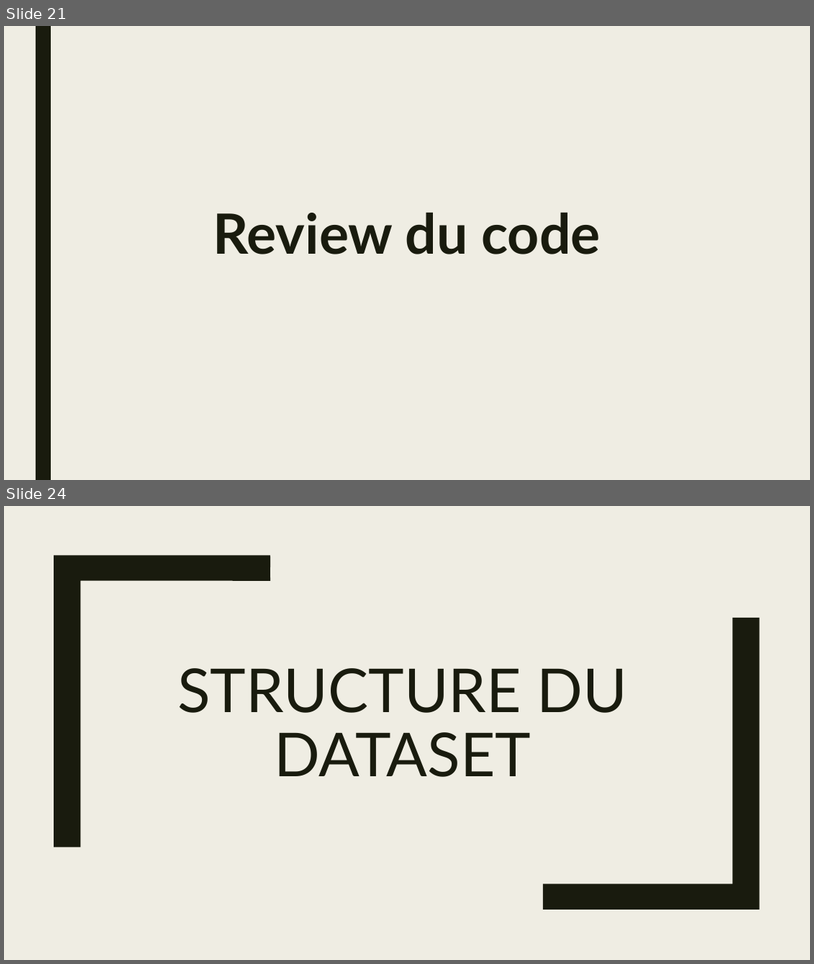
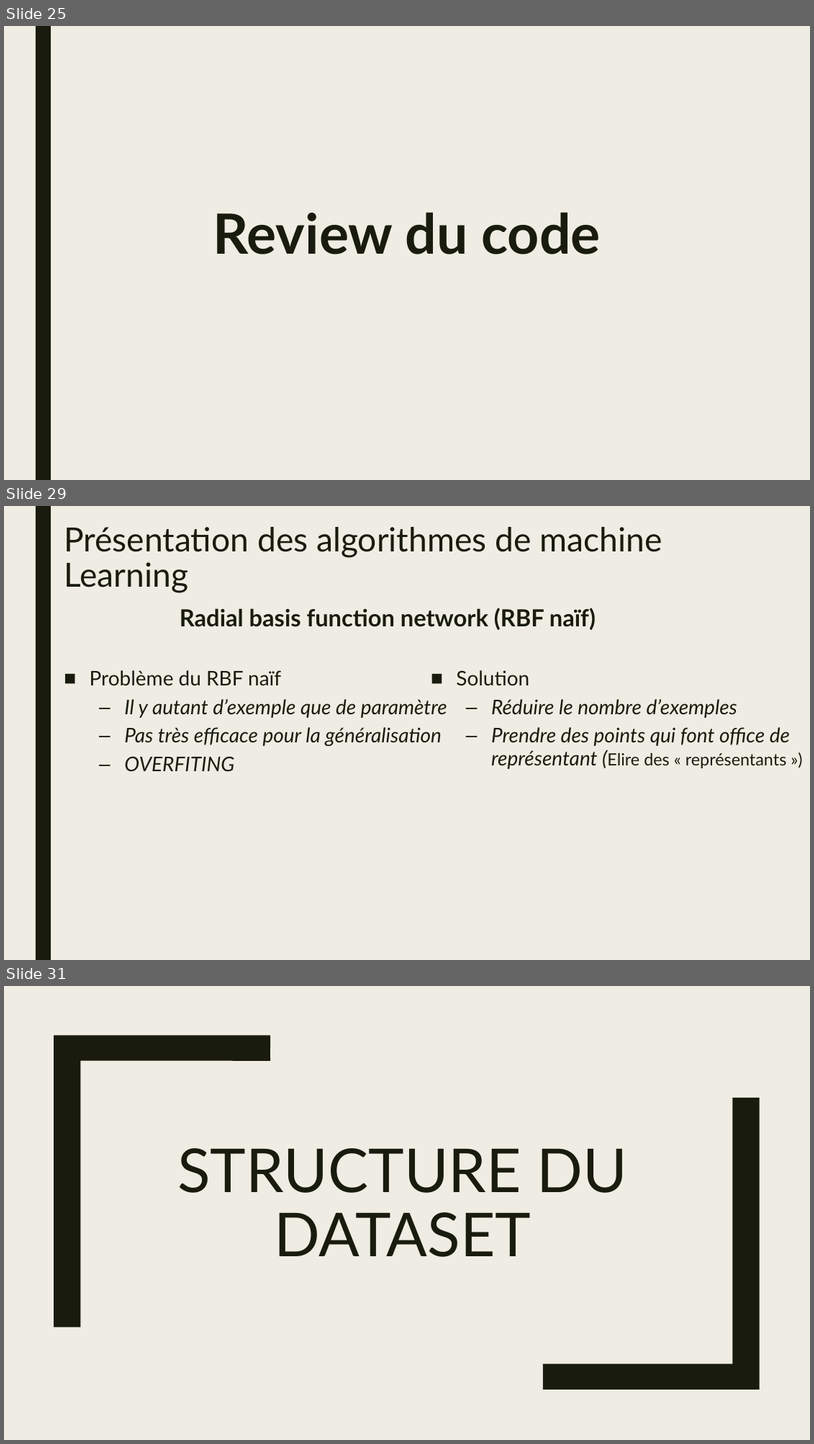
Before and after one commit to natane07/PA-MachineLearning-3ESGI, a slide deck: Project/Docs/Slides/PPT_PA.pptx. Shown one above the other, each under a label of ours: slides 21 and 24 before the commit, slides 25, 29 and 31 after it; the slides between them are not shown. The pictures are 814x964 and 814x1444 pixels, drawn with LibreOffice and Linux fonts; fonts in the diff are those of the drawing. Boxes give left, top, right and bottom in pixels: in the first picture for what was removed or moved away, otherwise in the second. Text is boxed around its words. In the diff, an @@ line names an element or a change of style, - is before the commit and + after.

```diff
--- a/Project/Docs/Slides/PPT_PA.pptx
+++ b/Project/Docs/Slides/PPT_PA.pptx
@@ slide 29 added at (x1=4, y1=506, x2=810, y2=960), background #EFEDE3; not listed: 1 template element that a slide beside it also shows @@
@@ title added at (x1=64, y1=527, x2=663, y2=593), 39.6 pt, text #191B0E @@
+Présentation des algorithmes de machine Learning
@@ text added at (x1=180, y1=608, x2=596, y2=630), 28 pt, text #191B0E, bold @@
+Radial basis function network (RBF naïf)
@@ text added at (x1=90, y1=670, x2=448, y2=772), 24 pt, text #191B0E, italic @@
+■ Problème du RBF naïf
+  – Il y autant d’exemple que de paramètre
+  – Pas très efficace pour la généralisation
+  – OVERFITING
@@ text added at (x1=456, y1=670, x2=790, y2=769), 24 pt, text #191B0E, italic @@
+■ Solution
+  – Réduire le nombre d’exemples
+  – Prendre des points qui font office de représentant (Elire des « représentants »)
@@ what was slide 21 is now slide 25 @@
@@ what was slide 24 is now slide 31 @@
```
Also in this commit, not shown: 5 slides changed, 7 other slides added, 2 slides removed, 3 other files.
